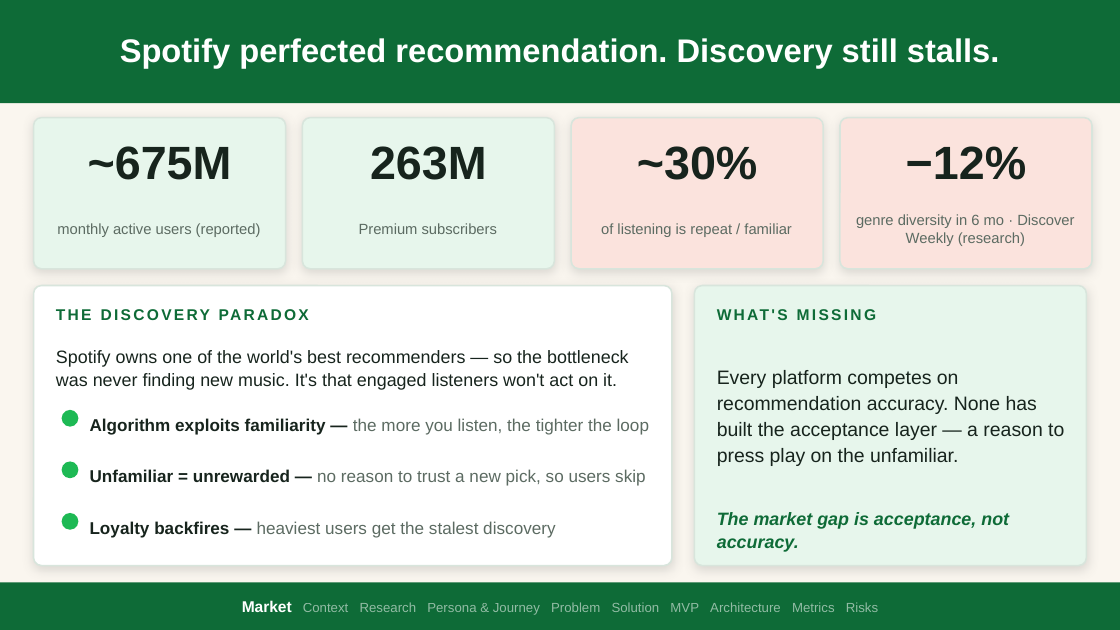
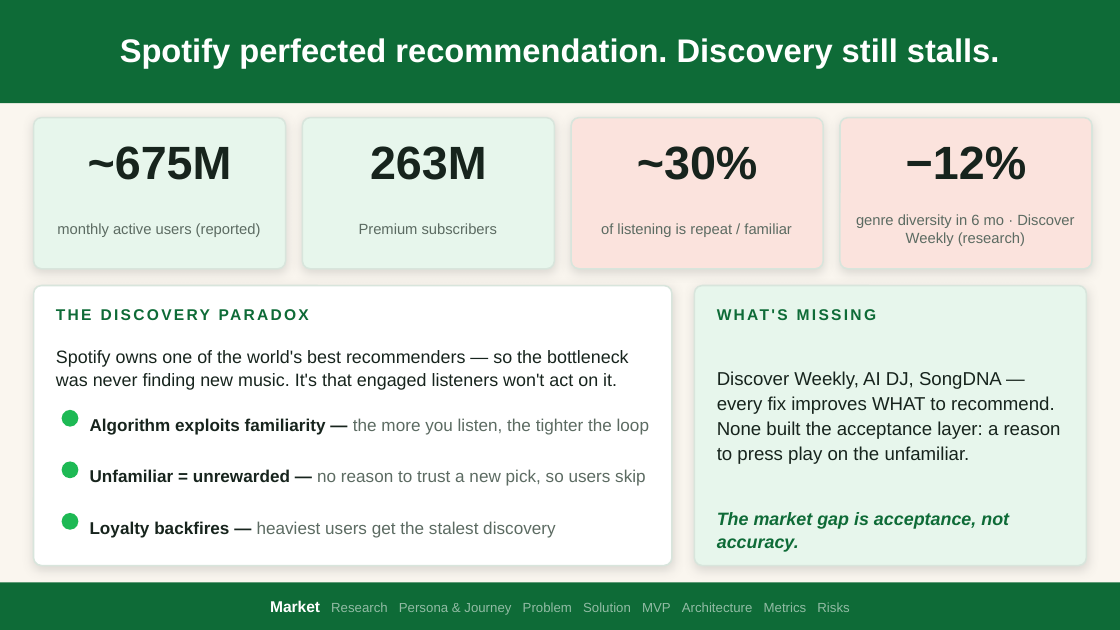
Before and after one commit to nityagupta25/spotify-discovery-engine, a slide deck: slide 2 of Off_Repeat_Deck_TopFellow.pptx (slide 1 before the commit). Drawn at 1120x630 pixels with LibreOffice and Linux fonts; fonts in the diff are those of the drawing. Boxes give left, top, right and bottom in pixels: in the first picture for what was removed or moved away, otherwise in the second. Text is boxed around its words. In the diff, an @@ line names an element or a change of style, - is before the commit and + after.

```diff
--- a/Off_Repeat_Deck_TopFellow.pptx
+++ b/Off_Repeat_Deck_TopFellow.pptx
@@ text at box(717, 371, 1061, 464): text changed; size 12.5 to 12 pt @@
-Every platform competes on recommendation accuracy. None has built the acceptance layer — a reason to press play on the unfamiliar.
+Discover Weekly, AI DJ, SongDNA — every fix improves WHAT to recommend. None built the acceptance layer: a reason to press play on the unfamiliar.
@@ text at box(270, 600, 849, 615): text changed @@
-Market Context Research Persona & Journey Problem Solution MVP Architecture Metrics Risks
+Market Research Persona & Journey Problem Solution MVP Architecture Metrics Risks
```
Also in this commit, not shown: 8 other slides changed, 1 slide added, 1 slide removed, 2 other files.
